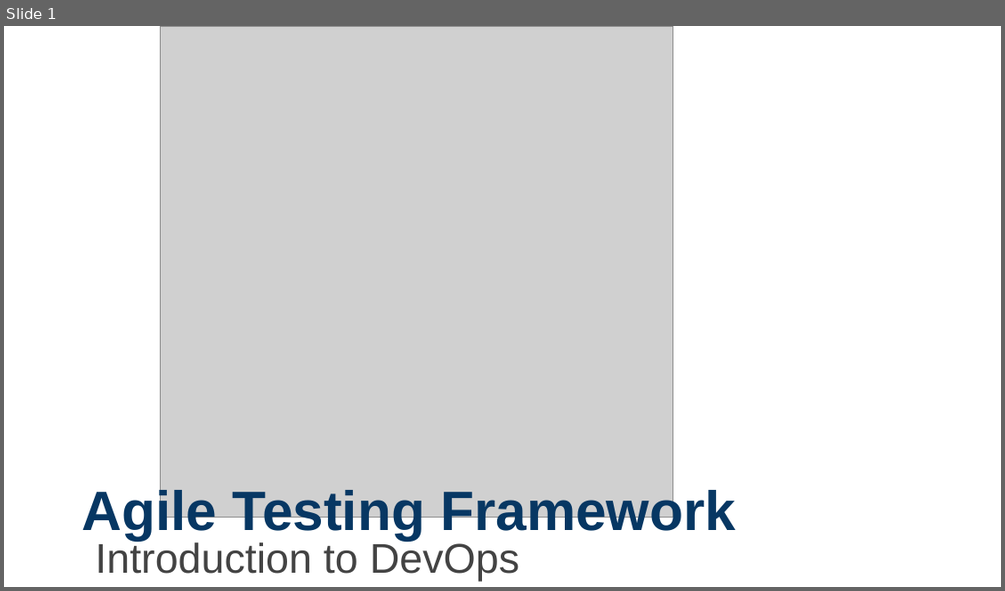
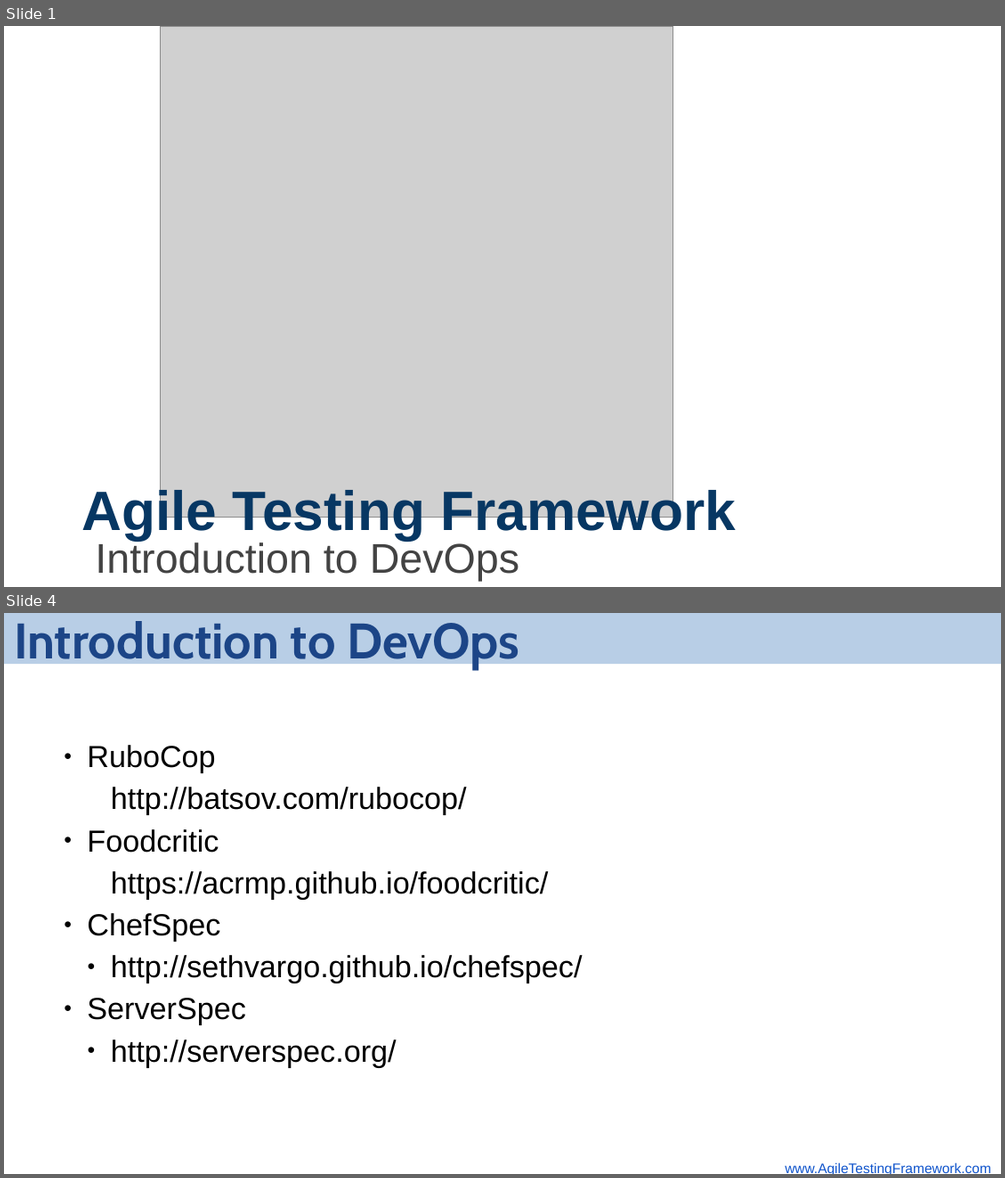
Before and after one commit to srufle/meetup-devops, a slide deck: meetup-devops-slides.odp. Shown one above the other, each under a label of ours: slide 1 before the commit, slides 1 and 4 after it; the slides between them are not shown. The pictures are 1005x591 and 1005x1178 pixels, drawn with LibreOffice and Linux fonts; fonts in the diff are those of the drawing; grey boxes stand for pictures; background and template pictures are left out. Boxes give left, top, right and bottom in pixels: in the first picture for what was removed or moved away, otherwise in the second. Text is boxed around its words. In the diff, an @@ line names an element or a change of style, - is before the commit and + after.

```diff
--- a/meetup-devops-slides.odp
+++ b/meetup-devops-slides.odp
@@ slide 4 added at (4,613,1001,1174), background picture (left out) @@
@@ rectangle added at (4,613,1001,664), fill #729FCF at 50% opacity, 36 pt, text #1C4587, bold @@
+Introduction to DevOps
@@ text added at (87,745,582,1067), 22 pt, text #000000 @@
+● RuboCop
+  ● http://batsov.com/rubocop/
+● Foodcritic
+  ● https://acrmp.github.io/foodcritic/
+● ChefSpec
+  ● http://sethvargo.github.io/chefspec/
+● ServerSpec
+  ● http://serverspec.org/
@@ text added at (785,1162,991,1174), 10 pt, text #1155CC, underline @@
+www.AgileTestingFramework.com
```
Also in this commit, not shown: 2 slides changed, 1 other slide added.
